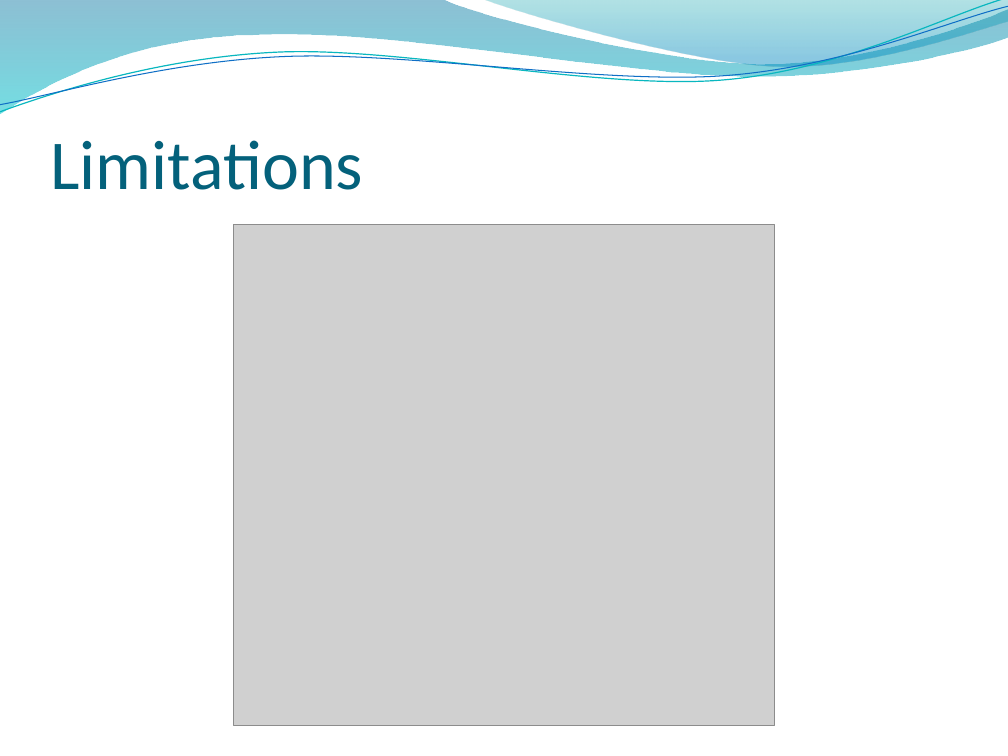
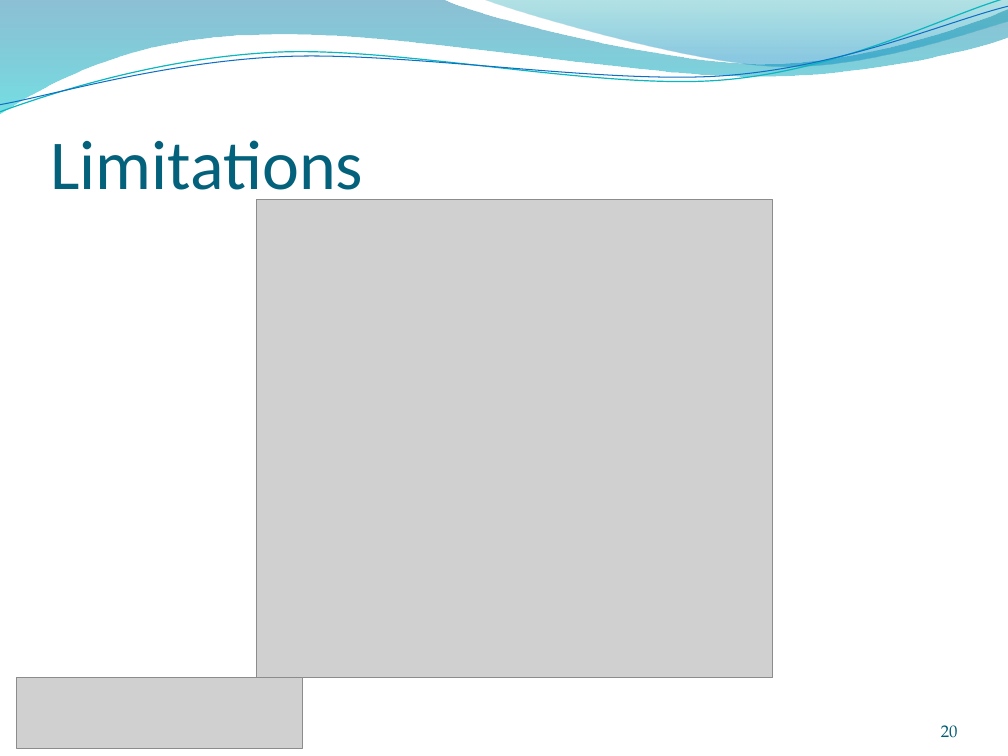
Before and after one commit to ratheile/MSSSM, a slide deck: slide 20 of presentation/Presentation.pptx. Drawn at 1008x756 pixels with LibreOffice and Linux fonts; fonts in the diff are those of the drawing; grey boxes stand for pictures; background and template pictures are left out. Boxes give left, top, right and bottom in pixels: in the first picture for what was removed or moved away, otherwise in the second. Text is boxed around its words. In the diff, an @@ line names an element or a change of style, - is before the commit and + after.

```diff
--- a/presentation/Presentation.pptx
+++ b/presentation/Presentation.pptx
@@ picture resized from (x1=234, y1=225, x2=775, y2=726) to (x1=256, y1=200, x2=772, y2=677) @@
@@ picture added at (x1=17, y1=677, x2=302, y2=749) @@
@@ page number added at (x1=941, y1=725, x2=958, y2=738), 12 pt, text #045D75 @@
+20
```
Also in this commit, not shown: 23 other slides changed, 1 other file.
